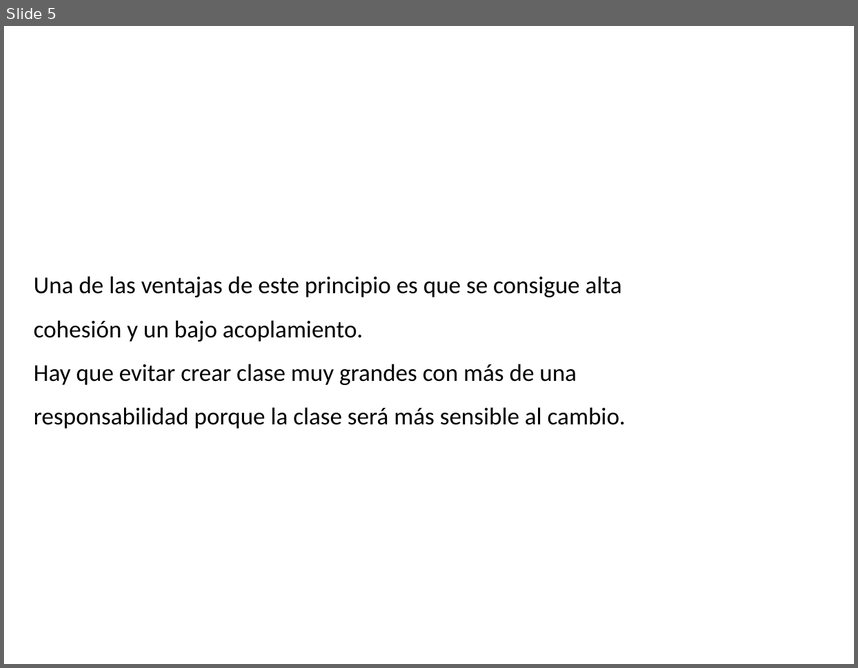
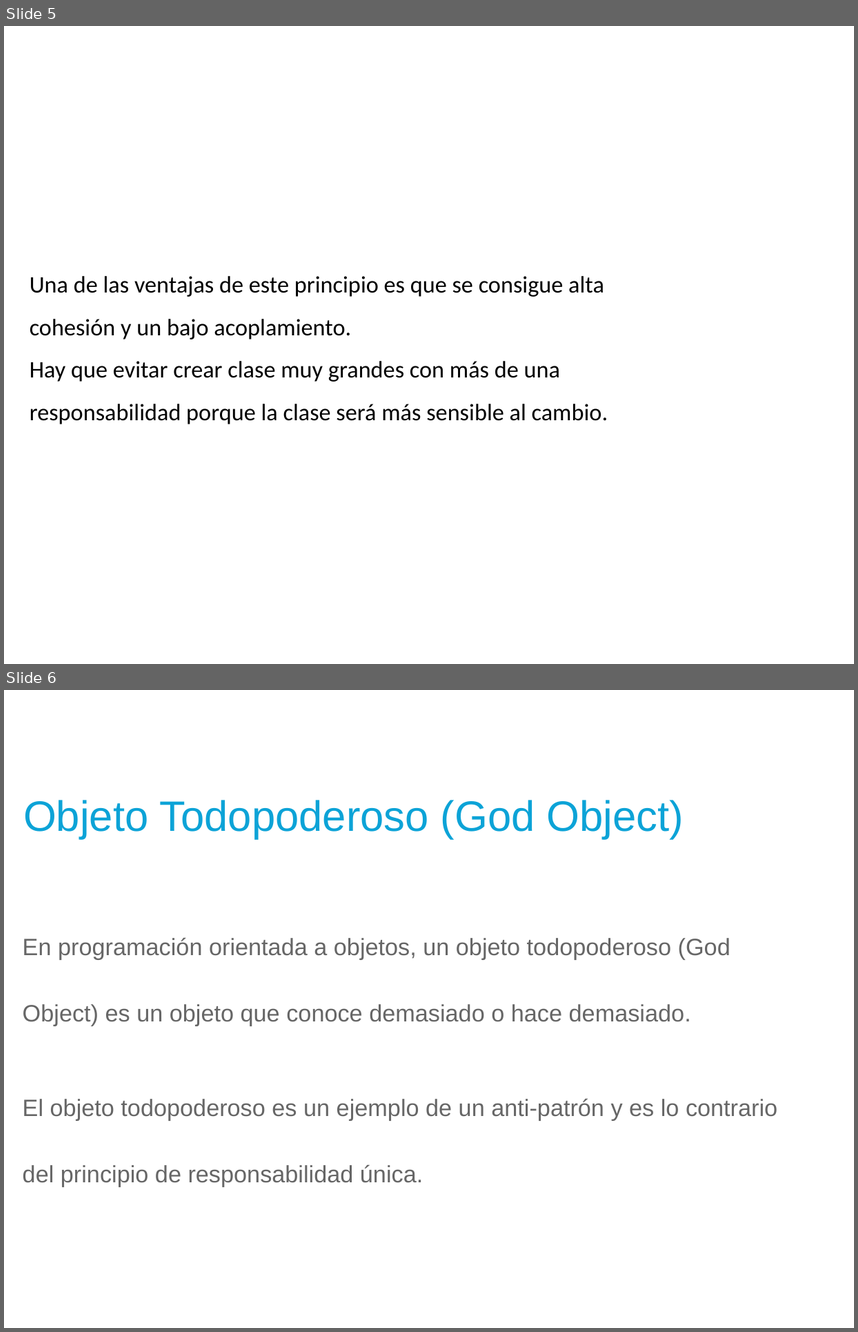
Before and after one commit to Ponchiux0710/investigation-bravo, a slide deck: Documents/Presentacion Responsabilidad Unica Grupo Bravo.pptx. Shown one above the other, each under a label of ours: slide 5 before the commit, slides 5 and 6 after it. The pictures are 858x668 and 858x1332 pixels, drawn with LibreOffice and Linux fonts; fonts in the diff are those of the drawing; background and template pictures are left out. Boxes give left, top, right and bottom in pixels: in the first picture for what was removed or moved away, otherwise in the second. Text is boxed around its words. In the diff, an @@ line names an element or a change of style, - is before the commit and + after.

Commit message:
edicion Presentacion Responsabilidad Unica Grupo Bravo.pptx

```diff
--- a/Documents/Presentacion Responsabilidad Unica Grupo Bravo.pptx
+++ b/Documents/Presentacion Responsabilidad Unica Grupo Bravo.pptx
@@ slide 6 added at (4,690,854,1328), background picture (left out) @@
@@ text added at (23,800,684,839), 36 pt, text #0CA3D7 @@
+Objeto Todopoderoso (God Object)
@@ text added at (23,938,777,1186), 20 pt, text #666666 @@
+En programación orientada a objetos, un objeto todopoderoso (God Object) es un objeto que conoce demasiado o hace demasiado.
+El objeto todopoderoso es un ejemplo de un anti-patrón y es lo contrario del principio de responsabilidad única.
@@ slide 5 changed as well @@
@@ text "Una de las ventajas de ..." at (30,276,608,424): size 20.5 to 20 pt @@
```
Also in this commit, not shown: 4 other slides changed, 2 other slides added.
